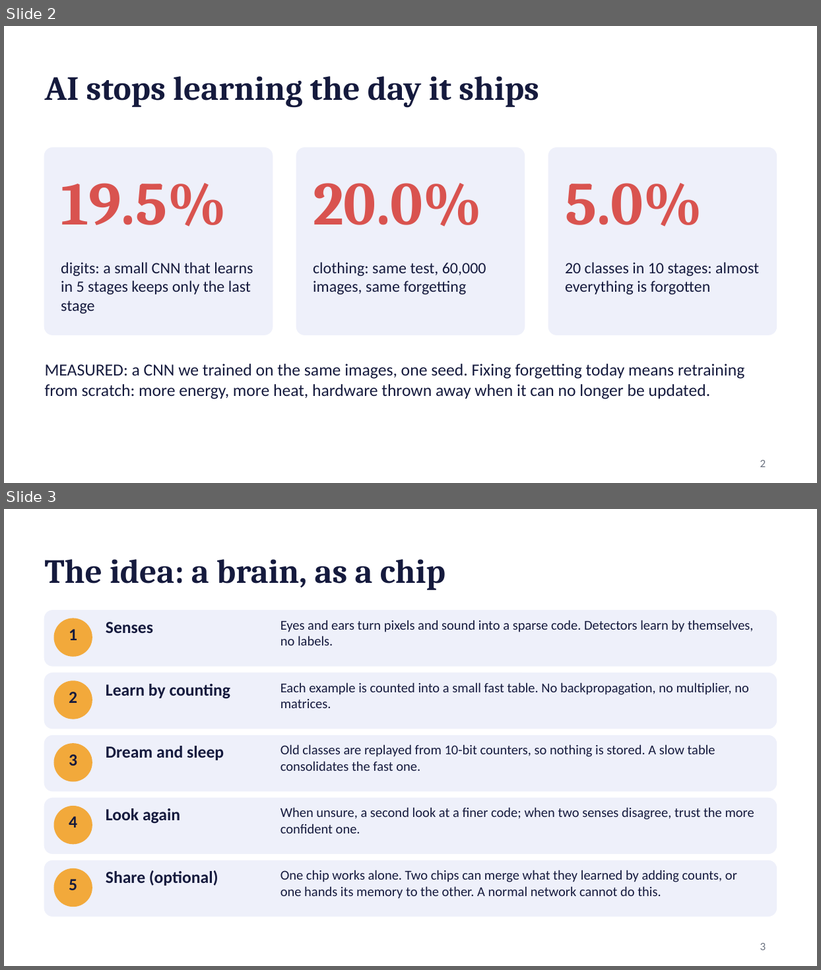
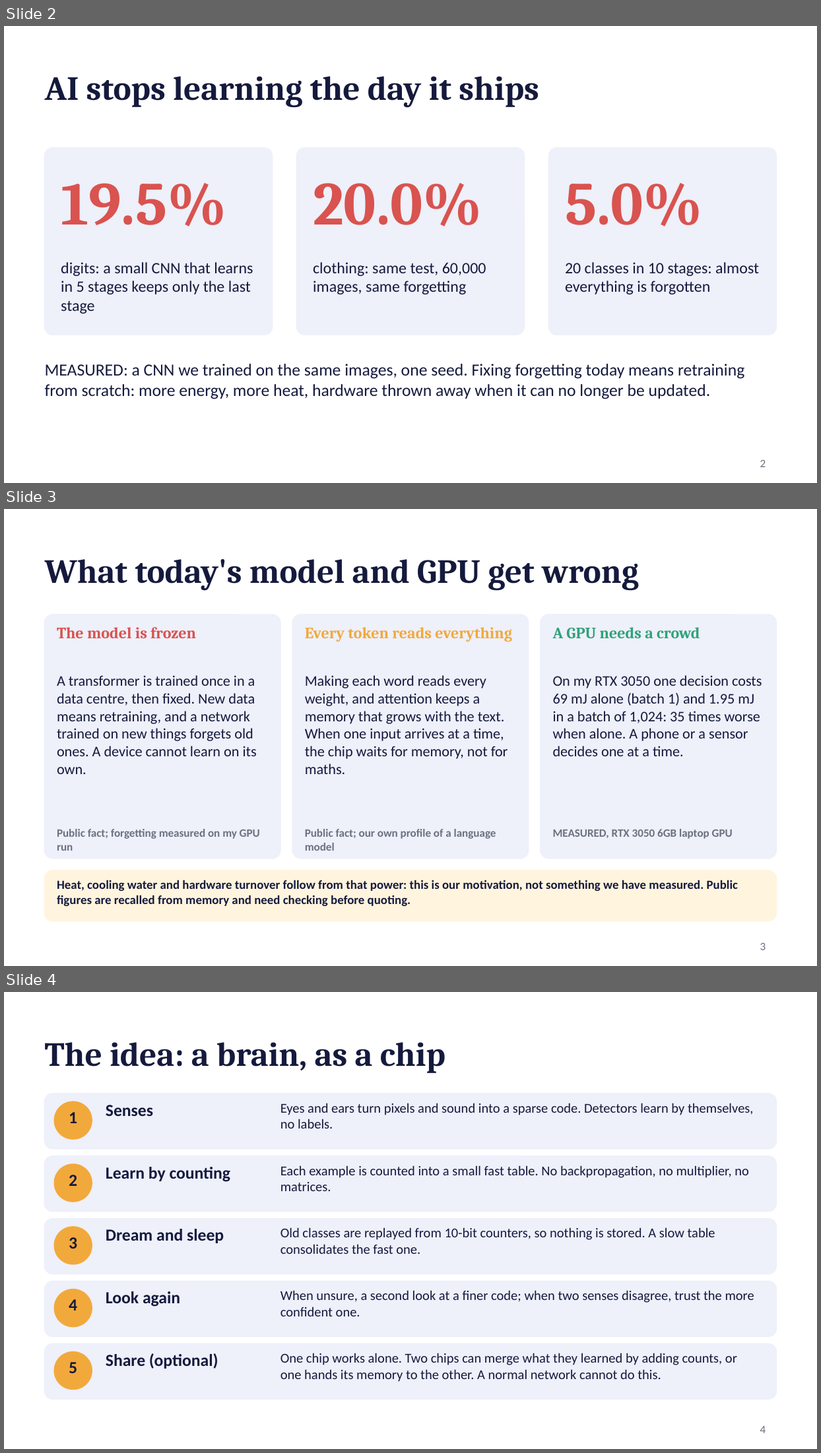
Before and after one commit to kurosaki11op-art/gpu2.0, a slide deck: docs/L_pitch_final.pptx. Shown one above the other, each under a label of ours: slides 2 and 3 before the commit, slides 2, 3 and 4 after it. The pictures are 821x970 and 821x1453 pixels, drawn with LibreOffice and Linux fonts; fonts in the diff are those of the drawing. Boxes give left, top, right and bottom in pixels: in the first picture for what was removed or moved away, otherwise in the second. Text is boxed around its words. In the diff, an @@ line names an element or a change of style, - is before the commit and + after.

```diff
--- a/docs/L_pitch_final.pptx
+++ b/docs/L_pitch_final.pptx
@@ slide 3 added at [4,509,817,966], background #FFFFFF @@
@@ title added at [45,559,639,591], 30 pt, text #151A3D, bold @@
+What today's model and GPU get wrong
@@ rounded rectangle added at [45,615,281,859], fill #EEF0FA, outline #EEF0FA 1 pt @@
@@ text added at [57,627,196,638], 14 pt, text #D9534F, bold @@
+The model is frozen
@@ rounded rectangle added at [292,615,529,859], fill #EEF0FA, outline #EEF0FA 1 pt @@
@@ text added at [305,627,512,642], 14 pt, text #F2A93B, bold @@
+Every token reads everything
@@ rounded rectangle added at [541,615,776,859], fill #EEF0FA, outline #EEF0FA 1 pt @@
@@ text added at [553,627,700,638], 14 pt, text #2FA37A, bold @@
+A GPU needs a crowd
@@ text added at [57,675,257,774], 13 pt, text #151A3D @@
+A transformer is trained once in a data centre, then fixed. New data means retraining, and a network trained on new things forgets old ones. A device cannot learn on its own.
@@ text added at [305,675,508,774], 13 pt, text #151A3D @@
+Making each word reads every weight, and attention keeps a memory that grows with the text. When one input arrives at a time, the chip waits for memory, not for maths.
@@ text added at [553,675,762,757], 13 pt, text #151A3D @@
+On my RTX 3050 one decision costs 69 mJ alone (batch 1) and 1.95 mJ in a batch of 1,024: 35 times worse when alone. A phone or a sensor decides one at a time.
@@ text added at [57,829,260,851], 10 pt, text #6B7280, bold @@
+Public fact; forgetting measured on my GPU run
@@ text added at [305,829,496,851], 10 pt, text #6B7280, bold @@
+Public fact; our own profile of a language model
@@ text added at [553,829,733,839], 10 pt, text #6B7280, bold @@
+MEASURED, RTX 3050 6GB laptop GPU
@@ rounded rectangle added at [45,871,776,921], fill #FFF4DD, outline #FFF4DD 1 pt @@
@@ text added at [57,880,738,906], 11 pt, text #151A3D, bold @@
+Heat, cooling water and hardware turnover follow from that power: this is our motivation, not something we have measured. Public figures are recalled from memory and need checking before quoting.
@@ page number added at [760,943,766,951], 10 pt, text #6B7280 @@
+3
@@ what was slide 3 is now slide 4 @@
@@ page number at [760,1426,766,1434]: text changed @@
-3
+4
```
Also in this commit, not shown: 8 slides changed, 2 other slides added, 4 other files.
